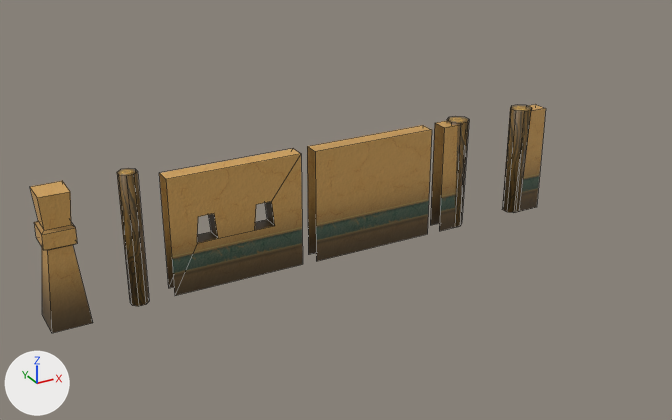
Before and after pictures for a commit that changed the Blender file Assets/ReferencedData/Client/Meshes-2015/Buildings/house1.blend.
The view is the same before and after, from a camera (50 mm lens) standing at (-7.6, -15.07, 8.49) and looking at (0.85, 0.29, 0.81). The lights are fixed; the arrows at lower left show +X, +Y and +Z. Mesh edges are drawn as thin lines.

In view in the first picture: 'gate', 'pillar', 'wall', 'wall window', 'wood'.
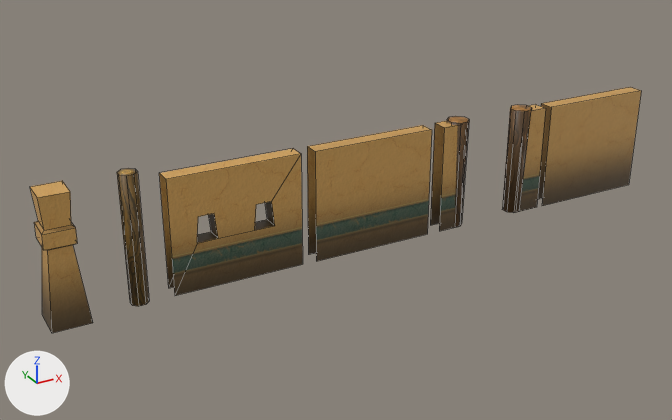
Where the change shows, as pixel boxes [x1, y1, x2, y2] in the pictures (672 x 420 px):
'wall inside', added (brown): after [537, 87, 641, 206]

What changed in the scene script:
```text
Add img_house1_png:
    img_house1_png = load_image('house1.png', 'house1.png', 1024, 1024, 'sRGB')
Add mat_house1_png:
    mat_house1_png = principled_material('house1.png')
    mat_house1_png.texture = img_house1_png
Add me_cube_001:
    me_cube_001.from_pydata(...)  # 8 vertices, 3 faces; spans x -1.36..1.34, y -0.14..0.2, z -0.01..2.34
    me_cube_001.materials.append(mat_house1_png)  # picture img_house1_png
Add ob_wall_inside:
    ob_wall_inside = bpy.data.objects.new('wall inside', me_cube_001)
    ob_wall_inside.location = (7.36, 0.0, 0.0)
```
